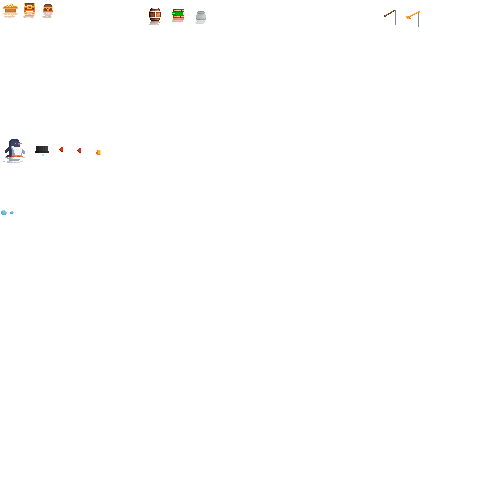
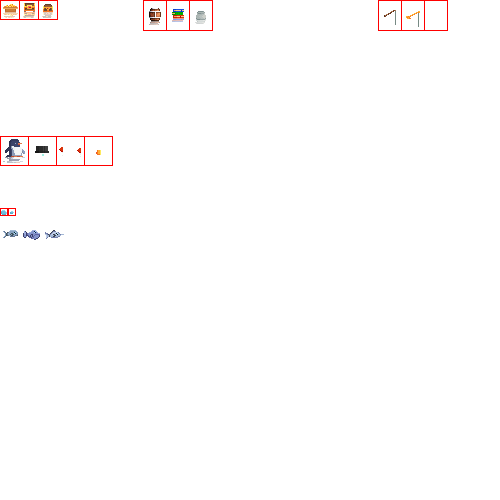
Before/after of a (500, 500) layered artwork. What changed in the layer stack:
added group "Рыбы" with 3 layers above "Удочки" over [3, 230, 64, 240]
added layer "Рыба 3" in group "Рыбы" over [45, 230, 64, 239]
added layer "Рыба 2" in group "Рыбы" over [23, 230, 40, 240]
added layer "Рыба 1" in group "Рыбы" over [3, 230, 18, 238]
showed group "Рамки" (5 layers) over [0, 0, 448, 216]
